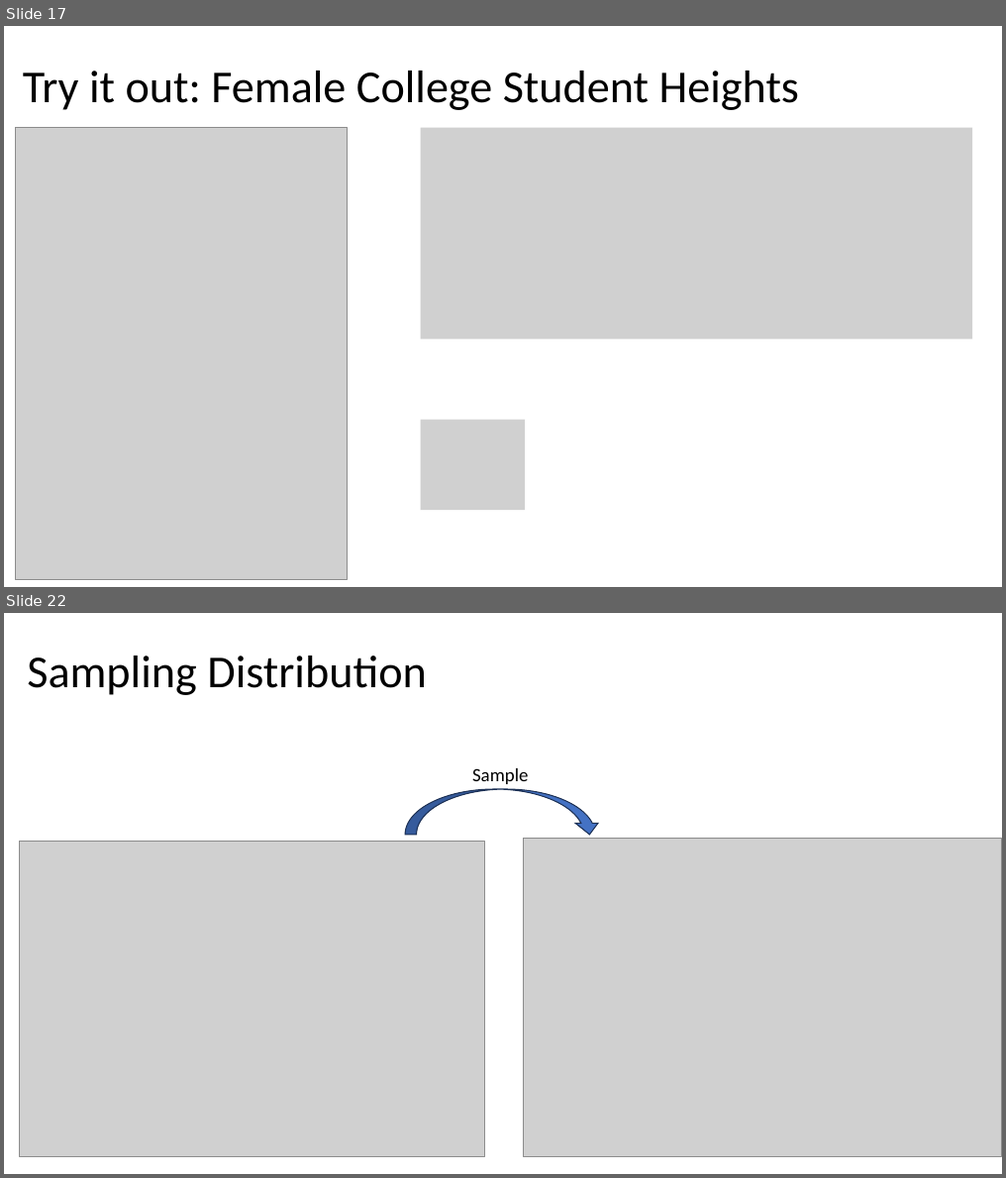
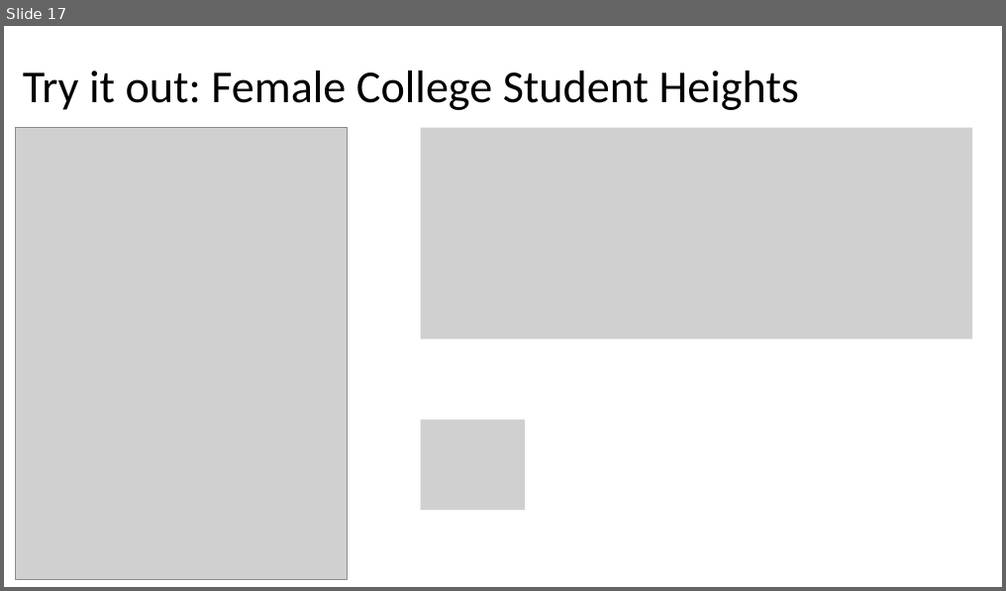
Before and after one commit to Jarred6068/UI_STAT251-03_Spring_2024, a slide deck: docs/lecture_slides/Week 5/Week5_Lecture7_Slides_2_4_2024.pptx. Shown one above the other, each under a label of ours: slides 17 and 22 before the commit, slide 17 after it; the slides between them are not shown. The pictures are 1006x1178 and 1006x591 pixels, drawn with LibreOffice and Linux fonts; fonts in the diff are those of the drawing; grey boxes stand for pictures. Boxes give left, top, right and bottom in pixels: in the first picture for what was removed or moved away, otherwise in the second. Text is boxed around its words. In the diff, an @@ line names an element or a change of style, - is before the commit and + after.

```diff
--- a/docs/lecture_slides/Week 5/Week5_Lecture7_Slides_2_4_2024.pptx
+++ b/docs/lecture_slides/Week 5/Week5_Lecture7_Slides_2_4_2024.pptx
@@ slide 22 removed at box(4, 613, 1002, 1174), background #FFFFFF @@
@@ title removed at box(27, 656, 426, 695) @@
-Sampling Distribution
@@ curved down arrow removed at box(405, 789, 601, 835) @@
@@ text removed at box(472, 768, 528, 784) @@
-Sample
@@ picture removed at box(20, 841, 484, 1157) @@
@@ picture removed at box(524, 839, 1002, 1157) @@
```
Also in this commit, not shown: 5 other slides removed, 10 other files.
